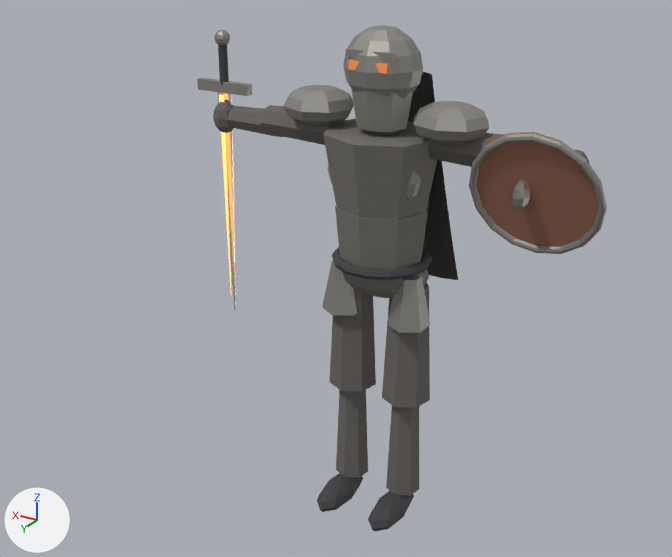
What one commit did to the glTF model web/public/assets/character.glb.
The view is the same before and after, from a camera (50 mm lens) standing at (-1.4, 2.64, 2.21) and looking at (0.24, -0.09, 0.85). The lights are fixed; the arrows at lower left show +X, +Y and +Z. The older version comes first. Where no turn or scale is listed for an object, it has been applied to the vertices.

Objects in the first picture: 'Blade', 'BladeEdge', 'Cape', 'Chest', 'Grip', 'Guard', 'Helm', 'PauldronR', 'Pommel', 'Shield', 'ShieldBoss', 'ShieldRim', 'ShinL', 'ShinR', 'ThighL', 'ThighR', 'TorsoLower', 'UArmR' and 16 more.
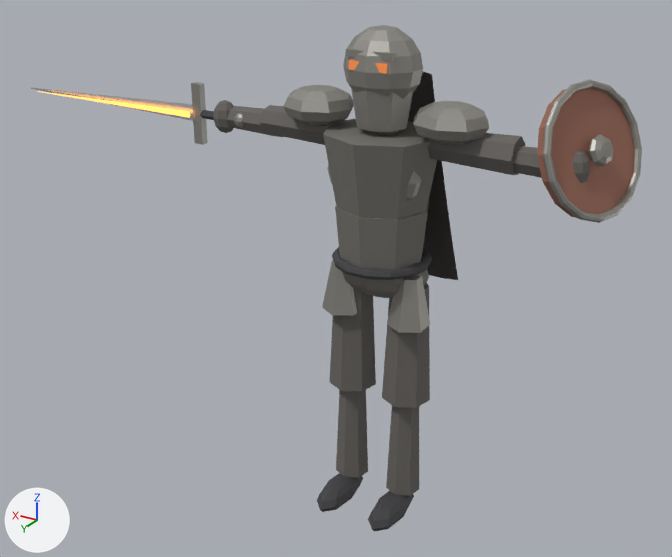
What differs and where, as boxes [x1, y1, x2, y2] in the pictures (672 x 557 px):
'Shield', moved, turned: before [469, 132, 598, 246]; after [537, 88, 635, 218]
'ShieldRim', moved, turned: before [469, 133, 607, 254]; after [543, 79, 642, 223]
'Blade', moved, turned: before [217, 92, 236, 310]; after [31, 88, 193, 121]
'Guard', moved, turned: before [197, 78, 252, 96]; after [191, 82, 208, 145]
'ShieldBoss', moved, turned, rescaled: before [512, 179, 530, 210]; after [588, 134, 614, 167]
'BladeEdge', moved, turned: before [219, 94, 231, 288]; after [37, 91, 190, 118]
'Grip', moved, turned: before [218, 45, 229, 85]; after [200, 110, 214, 120]
'Pommel', moved: before [214, 30, 230, 45]; after [234, 113, 243, 128]

The change in detail:
Object 'Blade' (ob_blade) moves from (0.645, 0.0, 1.1) to (1.18, 0.02, 1.43).
Object 'Blade' (ob_blade) turns from (0, 0, 0) to (0, -90, 0) degrees about x, y and z.
Object 'BladeEdge' (ob_bladeedge) moves from (0.645, 0.02, 1.12) to (1.16, 0.05, 1.43).
Object 'BladeEdge' (ob_bladeedge) turns from (0, 0, 0) to (0, -90, 0) degrees about x, y and z.
Object 'Grip' (ob_grip) moves from (0.645, 0.0, 1.62) to (0.66, 0.02, 1.43).
Object 'Grip' (ob_grip) turns from (0, 0, 0) to (0, -90, 0) degrees about x, y and z.
Object 'Guard' (ob_guard) moves from (0.645, 0.0, 1.535) to (0.75, 0.02, 1.43).
Object 'Guard' (ob_guard) turns from (0, 0, 0) to (0, -90, 0) degrees about x, y and z.
Object 'Pommel' (ob_pommel) moves from (0.645, 0.0, 1.705) to (0.56, 0.02, 1.43).
Object 'Shield' (ob_shield) moves from (-0.545, 0.08, 1.36) to (-0.659, -0.048, 1.471).
Object 'Shield' (ob_shield) turns from (72, 0, 0) to (118, -48, 45) degrees about x, y and z.
Object 'ShieldBoss' (ob_shieldboss) moves from (-0.52, 0.11, 1.36) to (-0.698, -0.032, 1.485).
Object 'ShieldBoss' (ob_shieldboss) turns from (0, 0, 0) to (118, -48, 45) degrees about x, y and z.
Object 'ShieldBoss' (ob_shieldboss) is rescaled from (0.5, 1.0, 1.0) to (-1.0, -1.0, -0.5).
Object 'ShieldRim' (ob_shieldrim) moves from (-0.558, 0.1, 1.36) to (-0.677, -0.041, 1.477).
Object 'ShieldRim' (ob_shieldrim) turns from (72, 0, 0) to (118, -48, 45) degrees about x, y and z.
